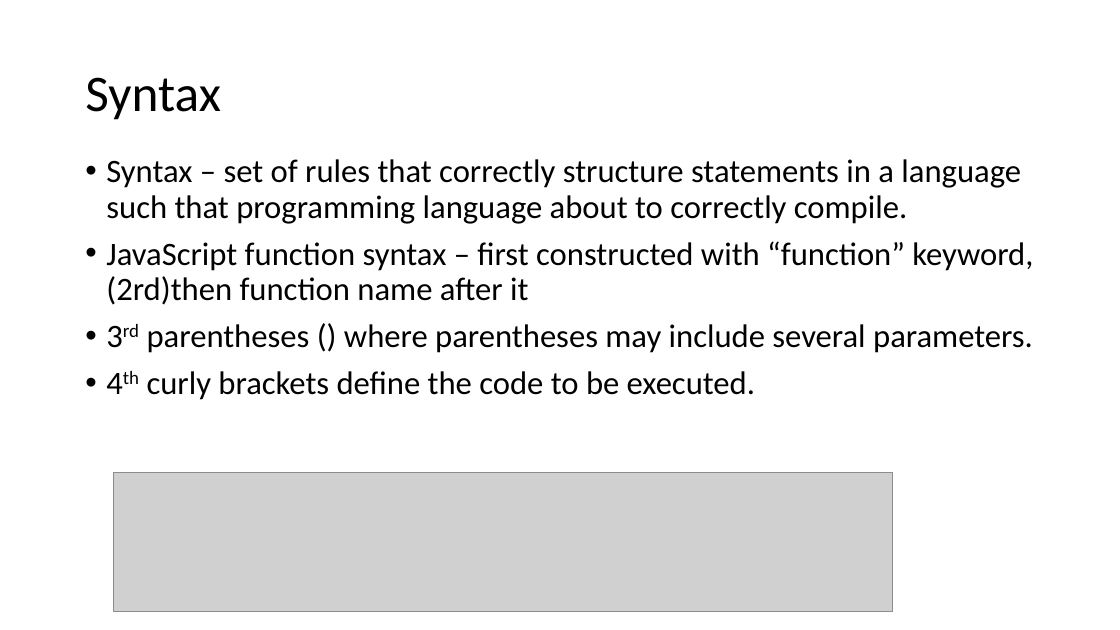
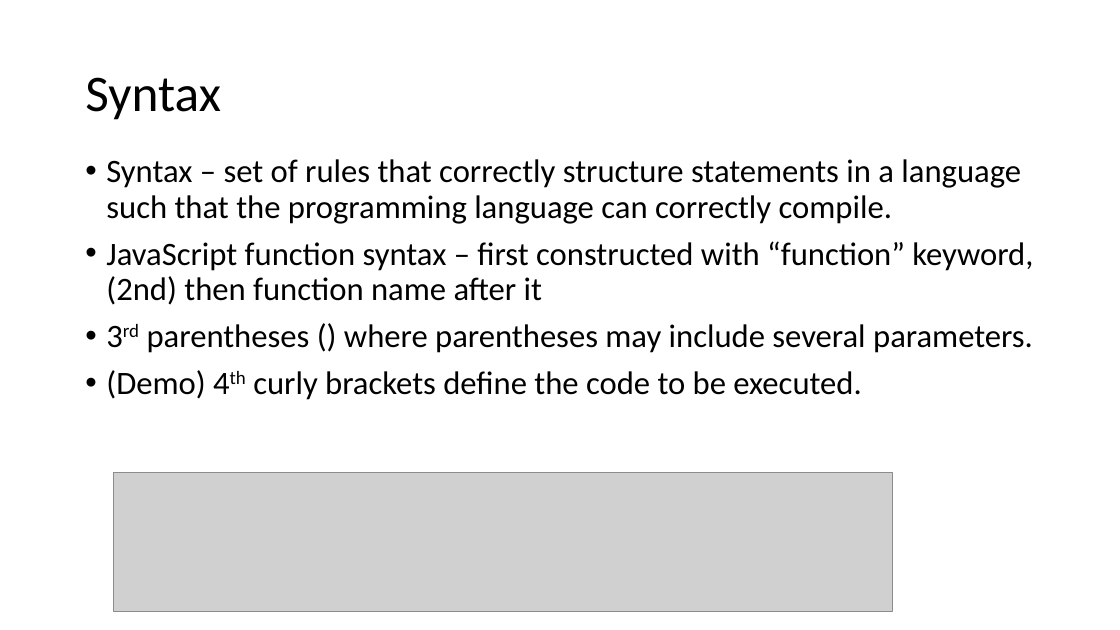
Before and after one commit to honching0316/SASE_WebApplication_Calculator, a slide deck: slide 7 of SASE_Technique_Workshop.pptx. Drawn at 1120x630 pixels with LibreOffice and Linux fonts; fonts in the diff are those of the drawing; grey boxes stand for pictures. Boxes give left, top, right and bottom in pixels: in the first picture for what was removed or moved away, otherwise in the second. Text is boxed around its words. In the diff, an @@ line names an element or a change of style, - is before the commit and + after.

```diff
--- a/SASE_Technique_Workshop.pptx
+++ b/SASE_Technique_Workshop.pptx
@@ text at box(106, 159, 1033, 305): text changed @@
-• Syntax – set of rules that correctly structure statements in a language such that programming language about to correctly compile.
-• JavaScript function syntax – first constructed with “function” keyword, (2rd)then function name after it
+• Syntax – set of rules that correctly structure statements in a language such that the programming language can correctly compile.
+• JavaScript function syntax – first constructed with “function” keyword, (2nd) then function name after it
@@ text at box(106, 370, 861, 400): text changed @@
-• 4th curly brackets define the code to be executed.
+• (Demo) 4th curly brackets define the code to be executed.
```
Also in this commit, not shown: 11 other slides changed.
